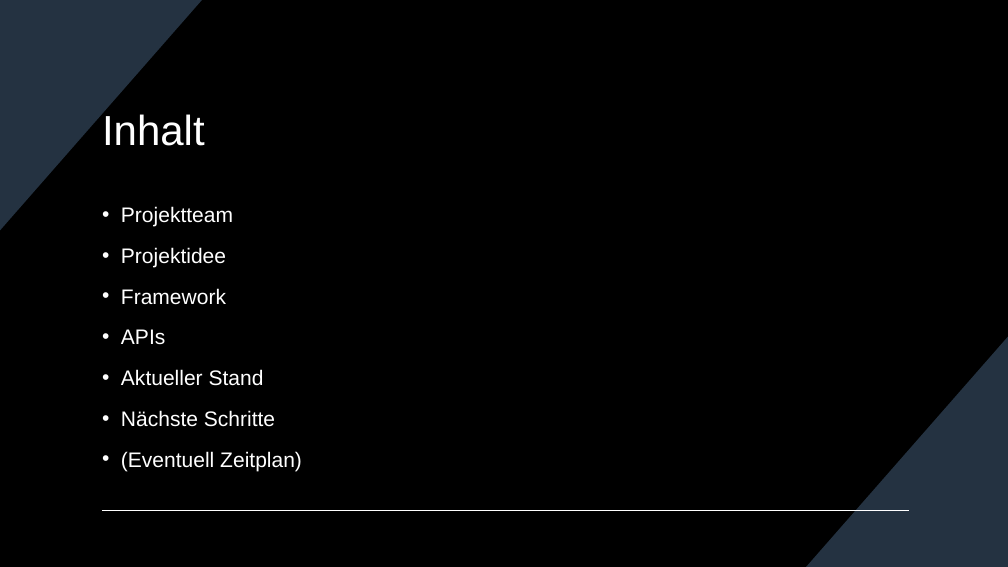
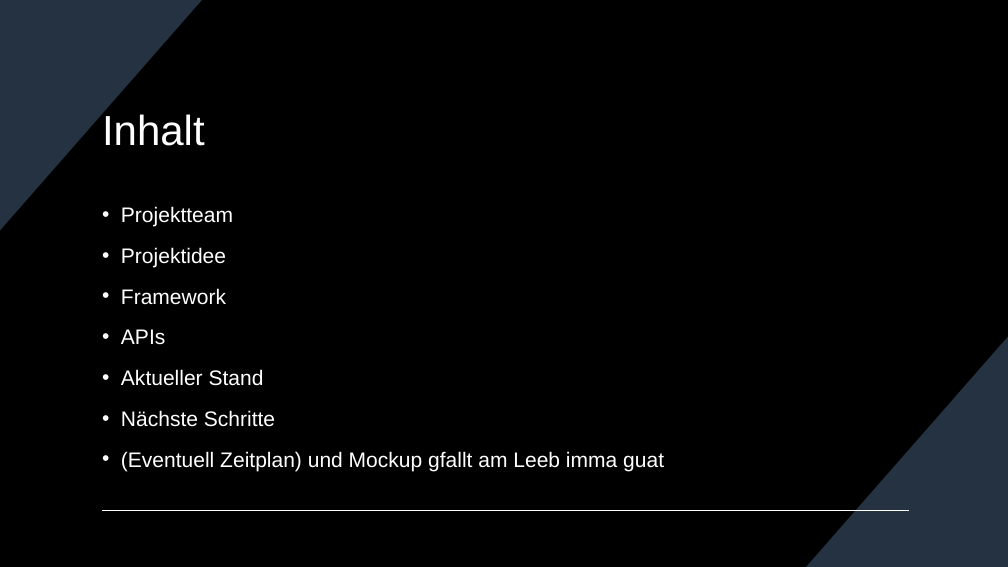
Before and after one commit to AaloFanaa/htldo5_swp, a slide deck: slide 2 of ScreenTale/Projektmanagement/Zwischenpräsentation_14_12_2023.pptx. Drawn at 1008x567 pixels with LibreOffice and Linux fonts; fonts in the diff are those of the drawing. Boxes give left, top, right and bottom in pixels: in the first picture for what was removed or moved away, otherwise in the second. Text is boxed around its words. In the diff, an @@ line names an element or a change of style, - is before the commit and + after.

```diff
--- a/ScreenTale/Projektmanagement/Zwischenpräsentation_14_12_2023.pptx
+++ b/ScreenTale/Projektmanagement/Zwischenpräsentation_14_12_2023.pptx
@@ text at box(121, 451, 664, 471): text changed @@
-• (Eventuell Zeitplan)
+• (Eventuell Zeitplan) und Mockup gfallt am Leeb imma guat
```
Also in this commit, not shown: 6 other slides changed.
